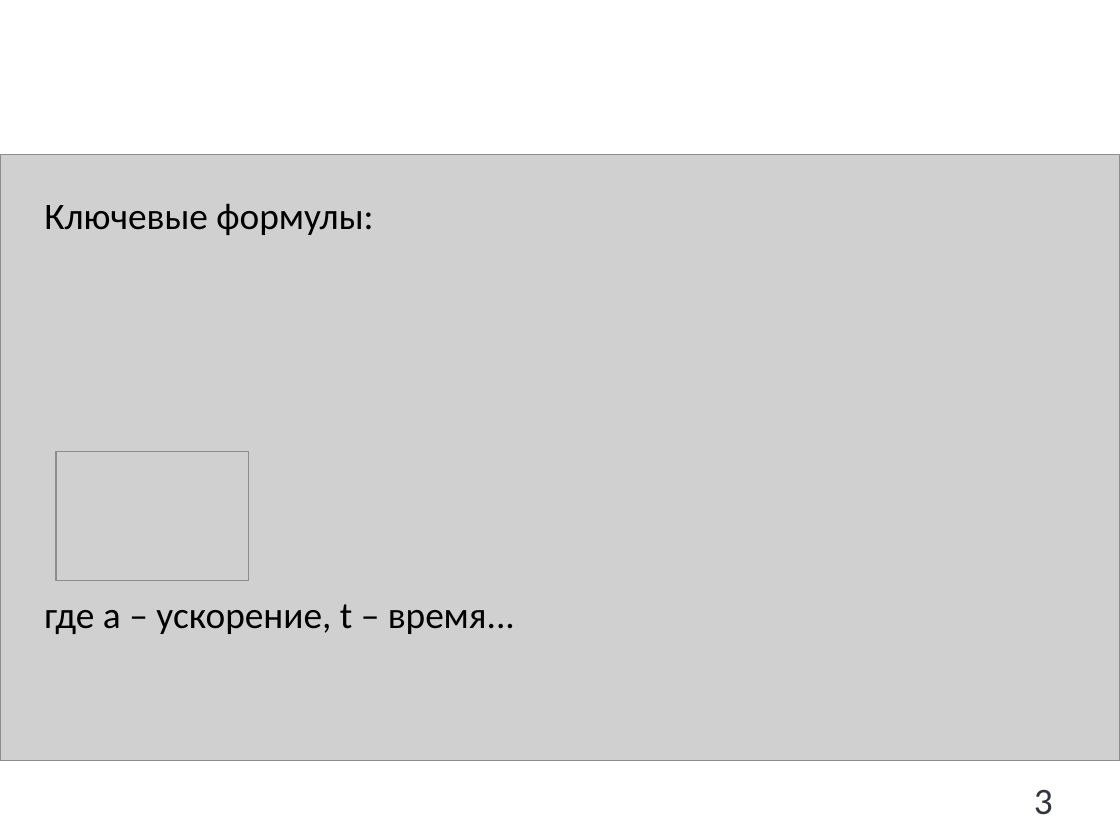
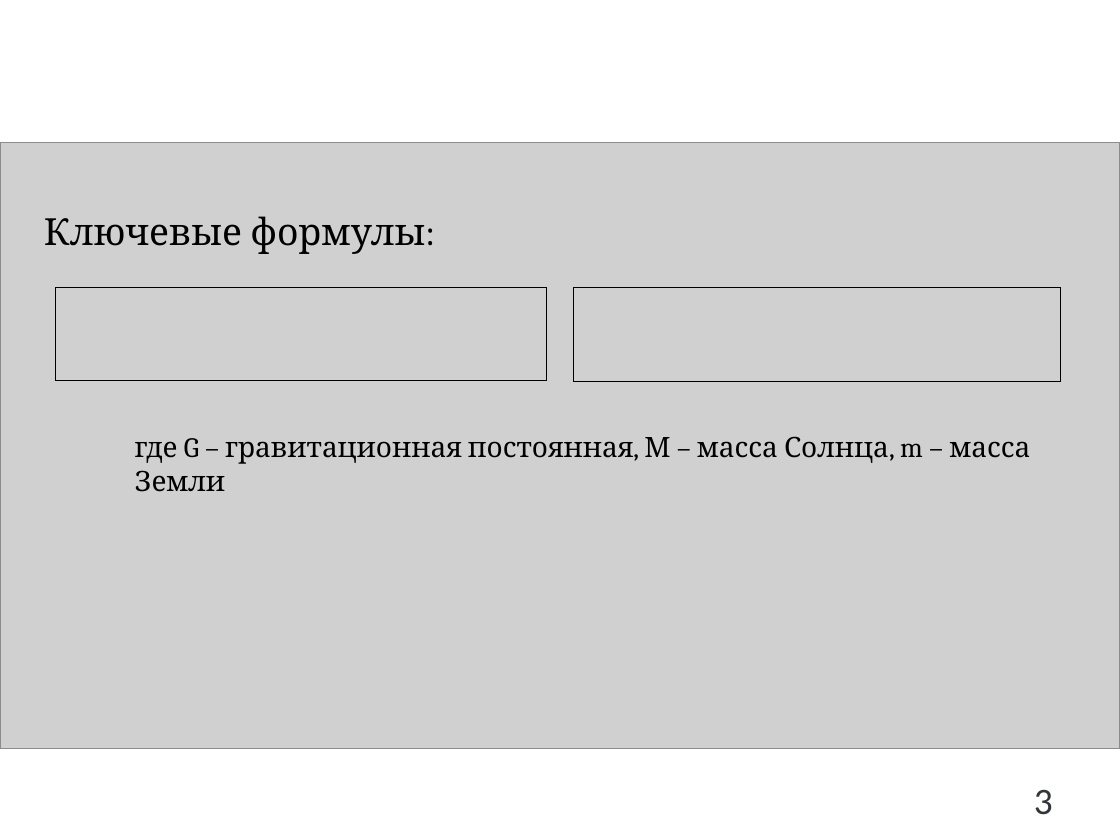
Before and after one commit to testgithubAcc680/math_modeling_projects, a slide deck: slide 4 of презентация.pptx. Drawn at 1120x840 pixels with LibreOffice and Linux fonts; fonts in the diff are those of the drawing; grey boxes stand for pictures; background and template pictures are left out. Boxes give left, top, right and bottom in pixels: in the first picture for what was removed or moved away, otherwise in the second. Text is boxed around its words. In the diff, an @@ line names an element or a change of style, - is before the commit and + after.

```diff
--- a/презентация.pptx
+++ b/презентация.pptx
@@ picture: place and size @@
-picture at (0, 155, 1120, 762)
+picture at (0, 142, 1120, 749)
@@ text "Ключевые формулы:": place and size @@
-text "Ключевые формулы:" at (44, 203, 373, 235)
+text "Ключевые формулы:" at (44, 216, 425, 254)
@@ text "Ключевые формулы:" at (44, 216, 425, 254): font Calibri to Cambria @@
@@ picture added at (56, 288, 547, 381) @@
@@ picture added at (573, 288, 1061, 382) @@
@@ text at (135, 436, 1030, 492): text changed; size 24 to 18 pt; font Calibri to Cambria @@
-где a – ускорение, t – время...
+где G – гравитационная постоянная, М – масса Солнца, m – масса Земли
@@ picture removed at (56, 451, 249, 580) @@
```
Also in this commit, not shown: 1 other slide changed, 1 slide added, 1 slide removed.
